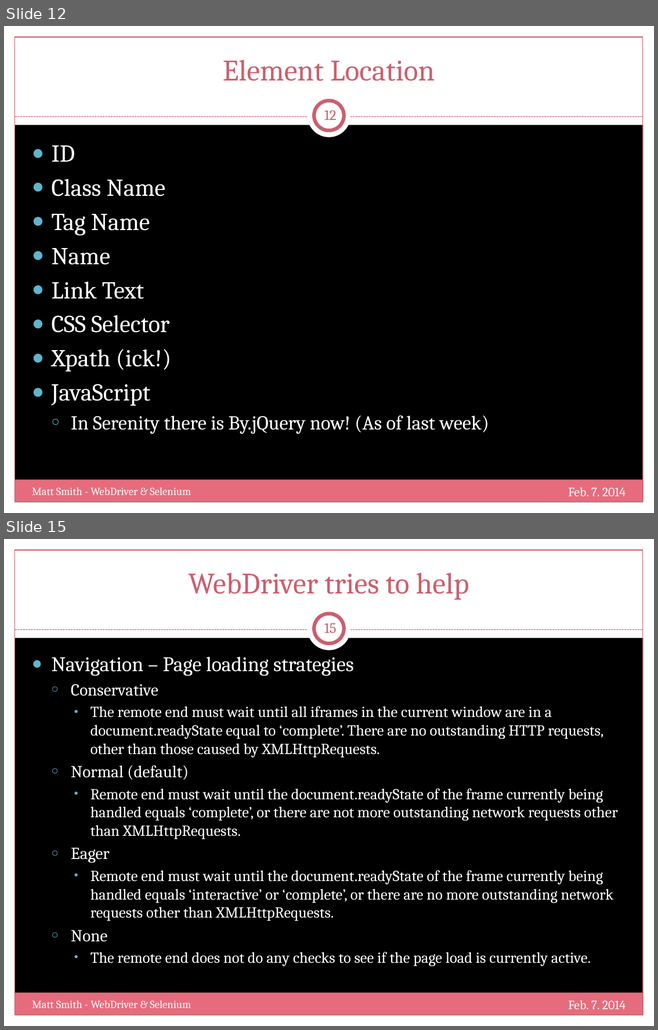
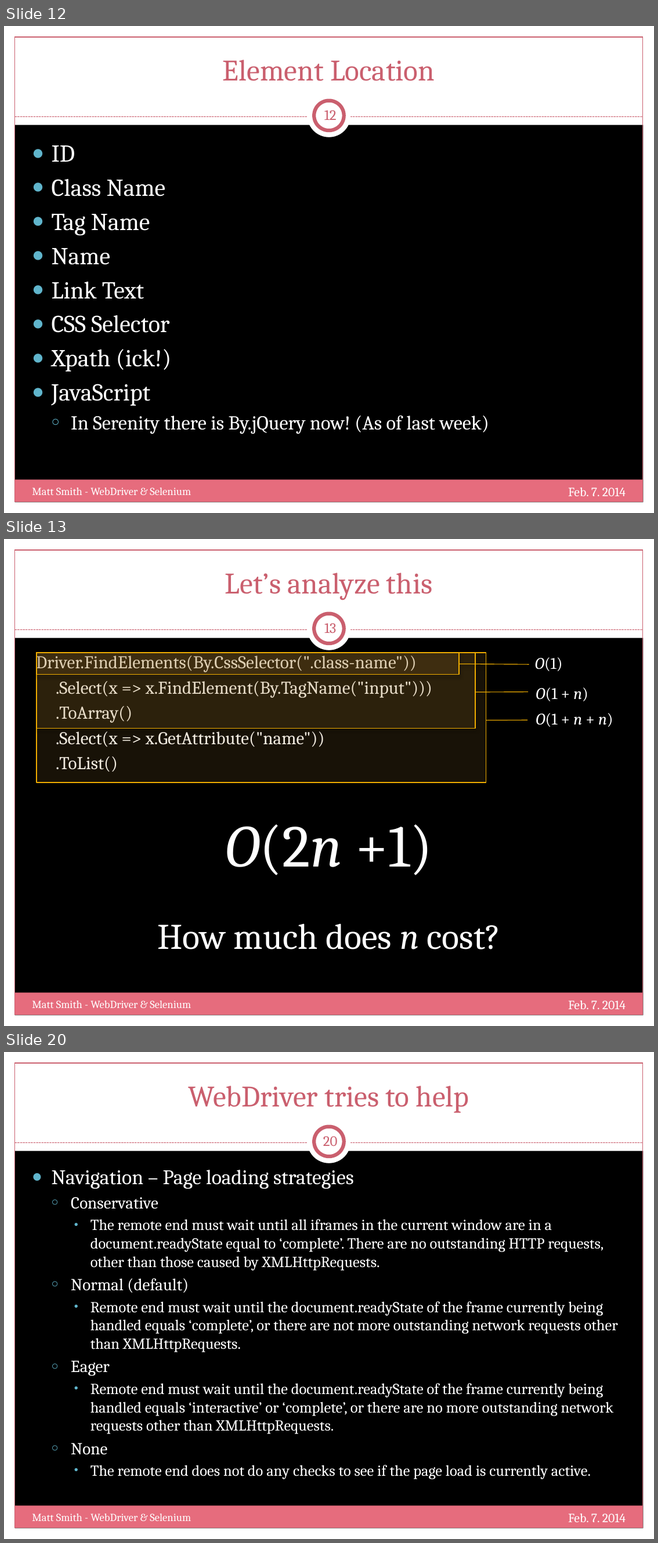
Before and after one commit to mtscout6/my-presentations, a slide deck: WebDriver/Slides.pptx. Shown one above the other, each under a label of ours: slides 12 and 15 before the commit, slides 12, 13 and 20 after it; the slides between them are not shown. The pictures are 658x1030 and 658x1543 pixels, drawn with LibreOffice and Linux fonts; fonts in the diff are those of the drawing; background and template pictures are left out. Boxes give left, top, right and bottom in pixels: in the first picture for what was removed or moved away, otherwise in the second. Text is boxed around its words. In the diff, an @@ line names an element or a change of style, - is before the commit and + after.

```diff
--- a/WebDriver/Slides.pptx
+++ b/WebDriver/Slides.pptx
@@ slide 13 added at <box>4,539,654,1026</box>, background picture (left out); not listed: 9 template elements that a slide beside it also shows @@
@@ title added at <box>225,573,432,600</box>, 33 pt, text #CB5F6E @@
+Let’s analyze this
@@ page number added at <box>324,623,336,633</box>, 16 pt, text #CB5F6E @@
+13
@@ text added at <box>36,652,432,772</box>, 20 pt, text #FFFFFF @@
+Driver.FindElements(By.CssSelector(".class-name"))
+.Select(x => x.FindElement(By.TagName("input")))
+.ToArray()
+.Select(x => x.GetAttribute("name"))
+.ToList()
@@ border callout added at <box>36,653,486,783</box>, fill #F1B245 at 10% opacity, outline #F0AD00 0.75 pt @@
@@ border callout added at <box>36,653,475,729</box>, fill #F1B245 at 10% opacity, outline #F0AD00 0.75 pt @@
@@ border callout added at <box>36,653,459,674</box>, fill #F1B245 at 10% opacity, outline #F0AD00 0.75 pt @@
@@ text added at <box>535,657,563,671</box>, 18 pt, text #FFFFFF @@
+O(1)
@@ text added at <box>535,687,588,701</box>, 18 pt, text #FFFFFF @@
+O(1 + n)
@@ text added at <box>535,713,613,727</box>, 18 pt, text #FFFFFF @@
+O(1 + n + n)
@@ text added at <box>225,824,433,875</box>, 66 pt, text #FFFFFF @@
+O(2n +1)
@@ text added at <box>157,924,500,950</box>, 40 pt, text #FFFFFF @@
+How much does n cost?
@@ text added at <box>32,1001,191,1008</box>, 12 pt, text #FFFFFF @@
+Matt Smith - WebDriver & Selenium
@@ text added at <box>568,1001,625,1009</box>, 14 pt, text #FFFFFF @@
+Feb. 7. 2014
@@ what was slide 15 is now slide 20 @@
@@ page number at <box>323,1136,338,1146</box>: text changed @@
-15
+20
```
Also in this commit, not shown: 6 slides changed, 8 other slides added, 3 other files.
